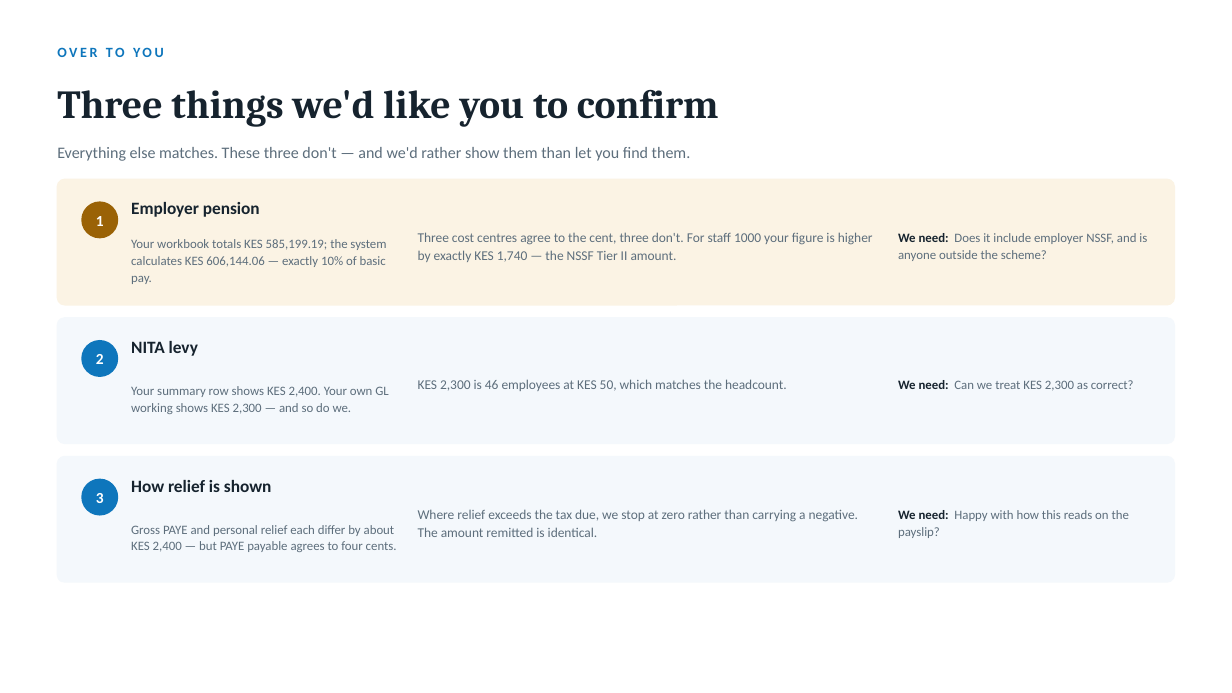
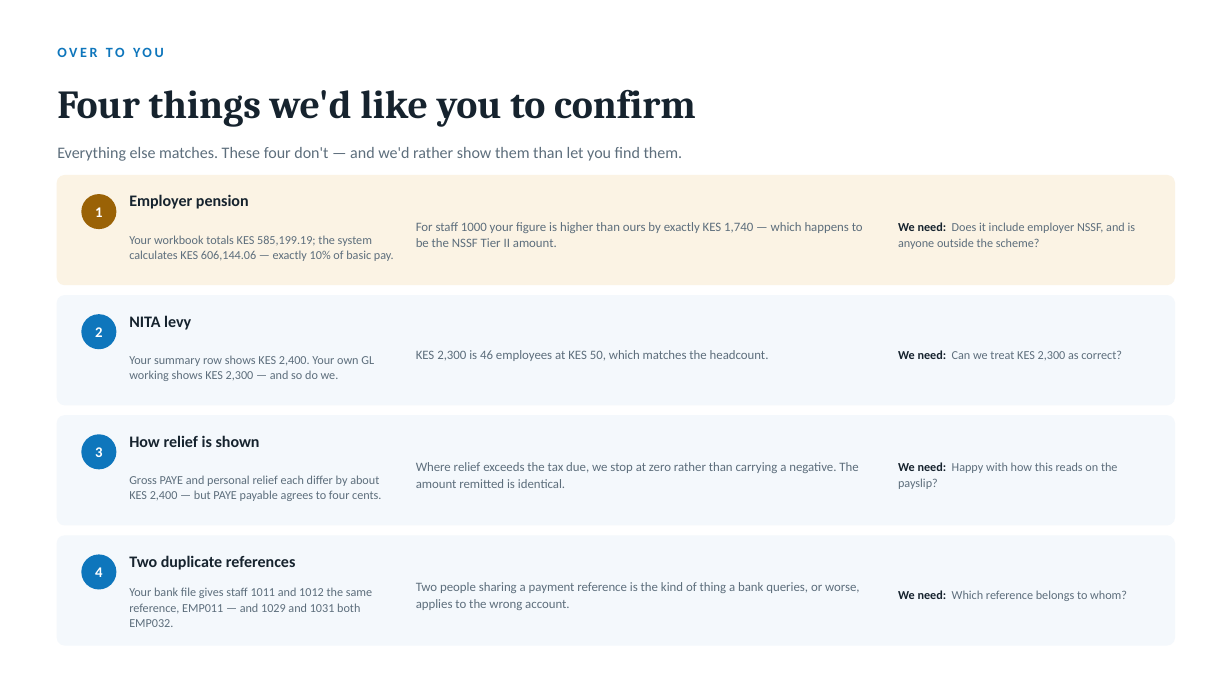
Before and after one commit to SirKuriaMugambi/Nexora, a slide deck: slide 8 of Nexora-Payroll-Presentation.pptx. Drawn at 1232x693 pixels with LibreOffice and Linux fonts; fonts in the diff are those of the drawing. Boxes give left, top, right and bottom in pixels: in the first picture for what was removed or moved away, otherwise in the second. Text is boxed around its words. In the diff, an @@ line names an element or a change of style, - is before the commit and + after.

```diff
--- a/Nexora-Payroll-Presentation.pptx
+++ b/Nexora-Payroll-Presentation.pptx
@@ text at (57, 89, 696, 127): text changed @@
-Three things we'd like you to confirm
+Four things we'd like you to confirm
@@ text at (57, 147, 683, 161): text changed @@
-Everything else matches. These three don't — and we'd rather show them than let you find them.
+Everything else matches. These four don't — and we'd rather show them than let you find them.
@@ rounded rectangle: place and size @@
-rounded rectangle at (57, 179, 1175, 305)
+rounded rectangle at (57, 176, 1175, 285)
@@ text "1": place and size @@
-text "1" at (96, 216, 104, 226)
+text "1" at (95, 207, 102, 217)
@@ ellipse: place and size @@
-ellipse at (81, 201, 118, 238)
+ellipse at (81, 194, 116, 229)
@@ text at (416, 222, 863, 247): text changed; size 10.5 to 10 pt @@
-Three cost centres agree to the cent, three don't. For staff 1000 your figure is higher by exactly KES 1,740 — the NSSF Tier II amount.
+For staff 1000 your figure is higher than ours by exactly KES 1,740 — which happens to be the NSSF Tier II amount.
@@ rounded rectangle: place and size @@
-rounded rectangle at (57, 318, 1175, 444)
+rounded rectangle at (57, 296, 1175, 405)
@@ 2 texts, 1 ellipse: place and size @@
-2 texts, 1 ellipse at (81, 340, 198, 377)
+2 texts, 1 ellipse at (81, 314, 191, 349)
@@ text "KES 2,300 is 46 employees ...": place and size @@
-text "KES 2,300 is 46 employees ..." at (418, 379, 787, 391)
+text "KES 2,300 is 46 employees ..." at (416, 350, 769, 361)
@@ text "KES 2,300 is 46 employees ..." at (416, 350, 769, 361): size 10.5 to 10 pt; line spacing 14pt to 13pt @@
@@ text "We need: Can we treat ...": place and size @@
-text "We need: Can we treat ..." at (898, 380, 1134, 391)
+text "We need: Can we treat ..." at (898, 350, 1122, 360)
@@ text "Your summary row shows KES ...": place and size @@
-text "Your summary row shows KES ..." at (131, 386, 388, 414)
+text "Your summary row shows KES ..." at (129, 355, 374, 381)
@@ proportions changed in 3 elements at (57, 176, 1175, 285), (57, 296, 1175, 405), (57, 416, 1175, 525) @@
@@ rounded rectangle: place and size @@
-rounded rectangle at (57, 457, 1175, 582)
+rounded rectangle at (57, 416, 1175, 525)
@@ size 12 to 11.5 pt in 3 elements at (95, 207, 102, 217), (95, 327, 102, 337), (95, 447, 102, 457) @@
@@ 2 texts, 1 ellipse: place and size @@
-2 texts, 1 ellipse at (81, 479, 271, 516)
+2 texts, 1 ellipse at (81, 434, 260, 470)
@@ size 13.5 to 12.5 pt in 3 elements at (129, 194, 249, 209), (129, 315, 191, 330), (129, 435, 260, 447) @@
@@ text "Where relief exceeds the tax ..." at (416, 462, 858, 488): size 10.5 to 10 pt; line spacing 14pt to 13pt @@
@@ text "Where relief exceeds the tax ...": place and size @@
-text "Where relief exceeds the tax ..." at (418, 509, 858, 537)
+text "Where relief exceeds the tax ..." at (416, 462, 858, 488)
@@ size 10 to 9.5 pt; line spacing 13.5pt to 12.5pt in 3 elements at (898, 222, 1136, 249), (898, 350, 1122, 360), (898, 462, 1118, 489) @@
@@ text "We need: Happy with how ...": place and size @@
-text "We need: Happy with how ..." at (898, 510, 1129, 538)
+text "We need: Happy with how ..." at (898, 462, 1118, 489)
@@ size 10 to 9.5 pt; line spacing 13pt to 12pt in 3 elements at (129, 235, 394, 261), (129, 355, 374, 381), (129, 475, 381, 501) @@
@@ text "Gross PAYE and personal relief ...": place and size @@
-text "Gross PAYE and personal relief ..." at (131, 525, 397, 552)
+text "Gross PAYE and personal relief ..." at (129, 475, 381, 501)
@@ rounded rectangle added at (57, 536, 1175, 645), fill #F4F8FC, outline #F4F8FC 1 pt @@
@@ ellipse added at (81, 555, 116, 590), fill #0E76BC @@
@@ text added at (95, 567, 102, 577), 11.5 pt, text #FFFFFF, bold @@
+4
@@ text added at (129, 555, 296, 570), 12.5 pt, text #16232E, bold @@
+Two duplicate references
@@ text added at (129, 587, 372, 627), 9.5 pt, text #5D6E7C @@
+Your bank file gives staff 1011 and 1012 the same reference, EMP011 — and 1029 and 1031 both EMP032.
@@ text added at (416, 582, 860, 610), 10 pt, text #5D6E7C @@
+Two people sharing a payment reference is the kind of thing a bank queries, or worse, applies to the wrong account.
@@ text added at (898, 590, 1127, 601), 9.5 pt, text #5D6E7C @@
+We need: Which reference belongs to whom?
```
Also in this commit, not shown: 3 other slides changed.
